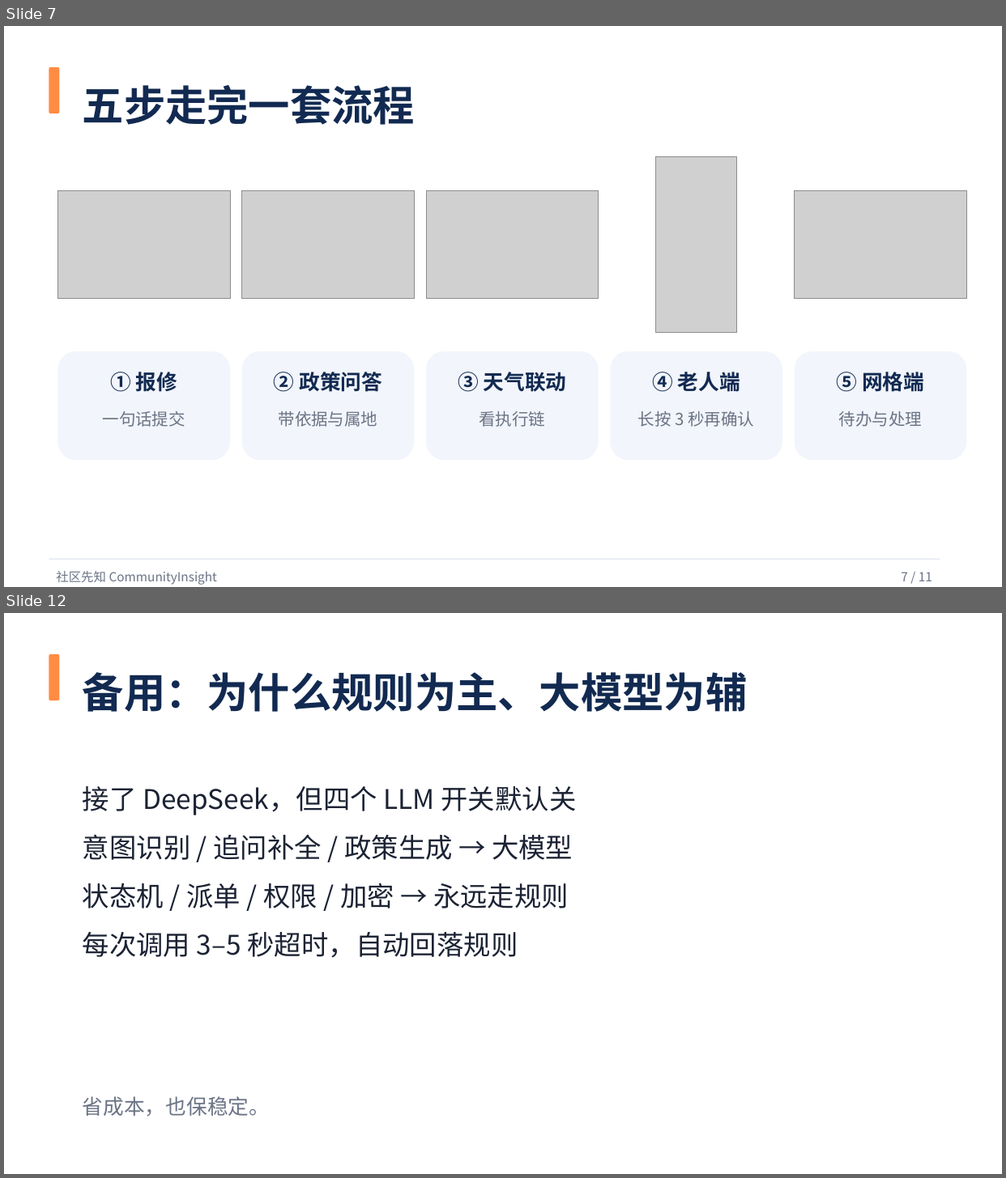
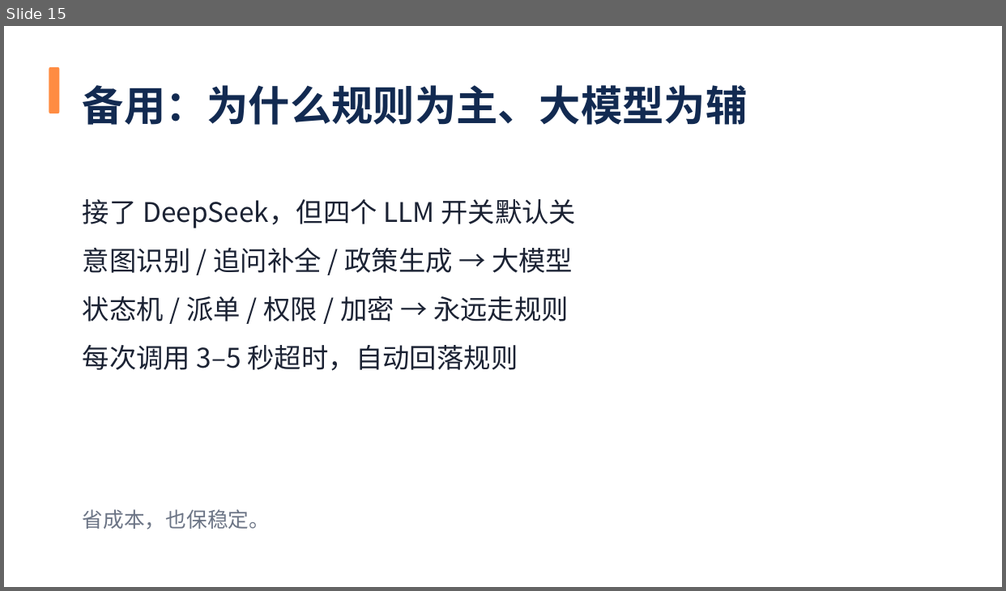
Before and after one commit to woshuofengsu/campus-insight-agent, a slide deck: docs/competition/9月22日路演-社区先知.pptx. Shown one above the other, each under a label of ours: slides 7 and 12 before the commit, slide 15 after it; the slides between them are not shown. The pictures are 1006x1178 and 1006x591 pixels, drawn with LibreOffice and Linux fonts; fonts in the diff are those of the drawing; grey boxes stand for pictures. Boxes give left, top, right and bottom in pixels: in the first picture for what was removed or moved away, otherwise in the second. Text is boxed around its words. In the diff, an @@ line names an element or a change of style, - is before the commit and + after.

```diff
--- a/docs/competition/9月22日路演-社区先知.pptx
+++ b/docs/competition/9月22日路演-社区先知.pptx
@@ slide 7 removed at box(4, 26, 1002, 587), background #FFFFFF @@
@@ rounded rectangle removed at box(49, 67, 59, 113) @@
@@ text removed at box(83, 85, 415, 125) @@
-五步走完一套流程
@@ picture removed at box(656, 157, 738, 333) @@
@@ picture removed at box(58, 191, 230, 299) @@
@@ picture removed at box(242, 191, 414, 299) @@
@@ picture removed at box(426, 191, 599, 299) @@
@@ picture removed at box(795, 191, 967, 299) @@
@@ rounded rectangle removed at box(58, 352, 230, 460) @@
@@ rounded rectangle removed at box(242, 352, 414, 460) @@
@@ rounded rectangle removed at box(426, 352, 599, 460) @@
@@ rounded rectangle removed at box(611, 352, 782, 460) @@
@@ rounded rectangle removed at box(795, 352, 967, 460) @@
@@ text removed at box(110, 372, 177, 392) @@
-① 报修
@@ text removed at box(274, 372, 382, 392) @@
-② 政策问答
@@ text removed at box(458, 372, 567, 392) @@
-③ 天气联动
@@ text removed at box(652, 372, 740, 392) @@
-④ 老人端
@@ text removed at box(837, 372, 924, 392) @@
-⑤ 网格端
@@ text removed at box(103, 412, 185, 427) @@
-一句话提交
@@ text removed at box(279, 412, 378, 427) @@
-带依据与属地
@@ text removed at box(479, 412, 545, 427) @@
-看执行链
@@ text removed at box(638, 412, 754, 427) @@
-长按 3 秒再确认
@@ text removed at box(839, 412, 922, 427) @@
-待办与处理
@@ rectangle removed at box(49, 559, 940, 560) @@
@@ text removed at box(56, 571, 217, 585) @@
-社区先知 CommunityInsight
@@ text removed at box(901, 572, 932, 582) @@
-7 / 11
@@ what was slide 12 is now slide 15 @@
```
Also in this commit, not shown: 7 slides changed, 6 slides added, 2 other slides removed, 25 other files.
